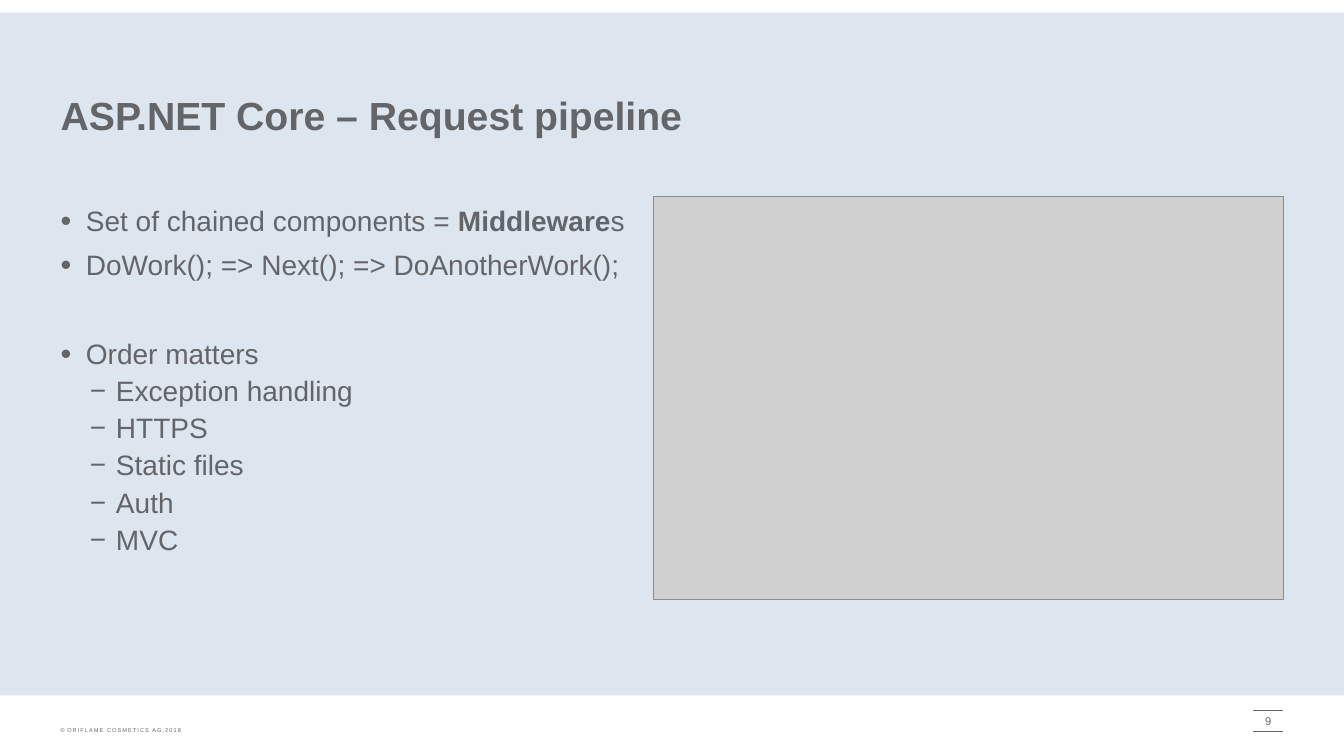
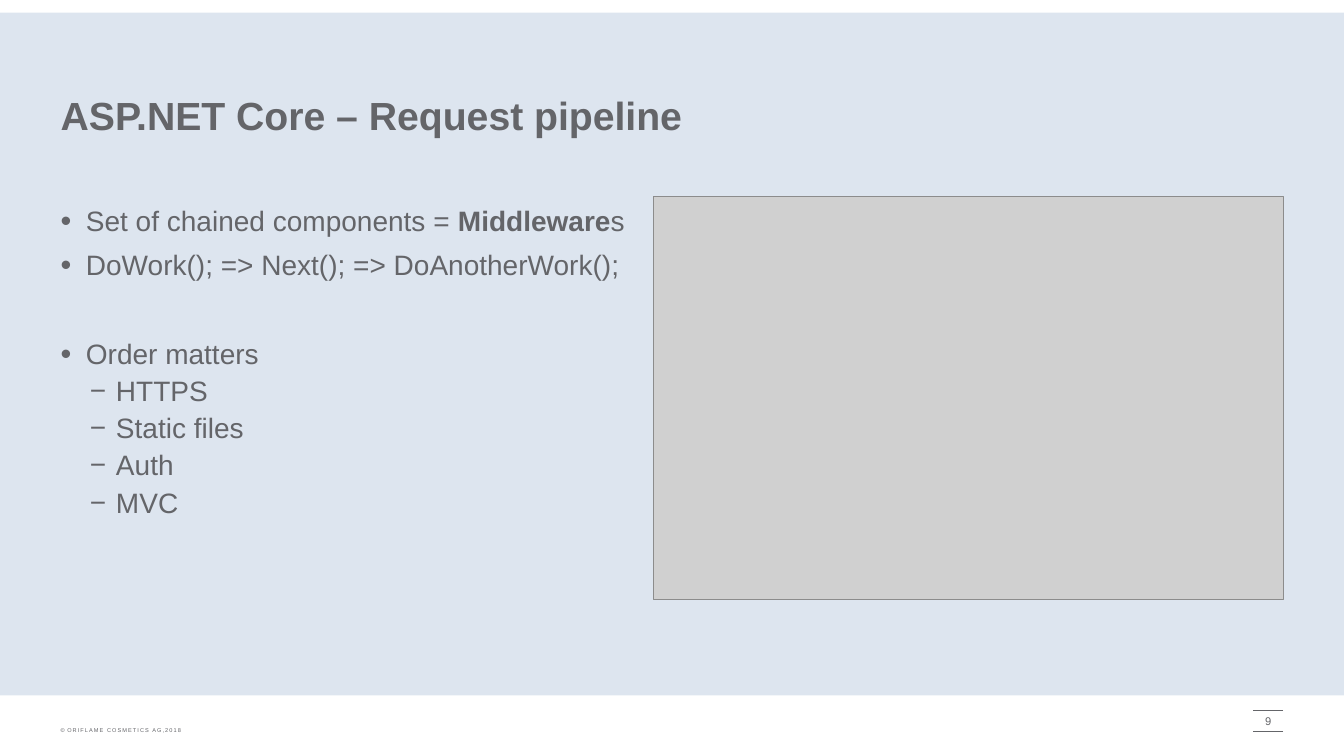
Before and after one commit to onpaj/coreintro, a slide deck: slide 9 of docs/CoreIntro.pptx. Drawn at 1344x756 pixels with LibreOffice and Linux fonts; fonts in the diff are those of the drawing; grey boxes stand for pictures; background and template pictures are left out. Boxes give left, top, right and bottom in pixels: in the first picture for what was removed or moved away, otherwise in the second. Text is boxed around its words. In the diff, an @@ line names an element or a change of style, - is before the commit and + after.

```diff
--- a/docs/CoreIntro.pptx
+++ b/docs/CoreIntro.pptx
@@ text at box(116, 380, 353, 406): paragraph removed @@
-  − Exception handling
```
Also in this commit, not shown: 3 other slides changed, 5 other files.
